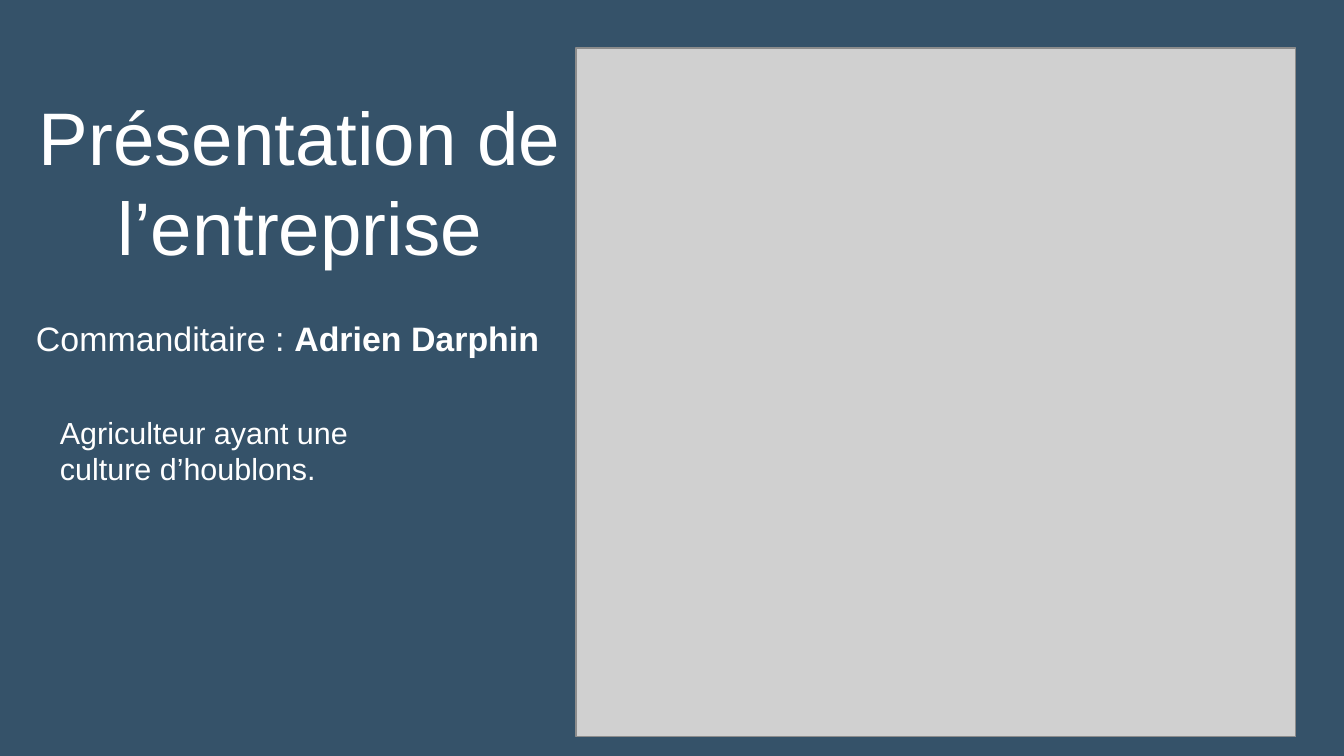
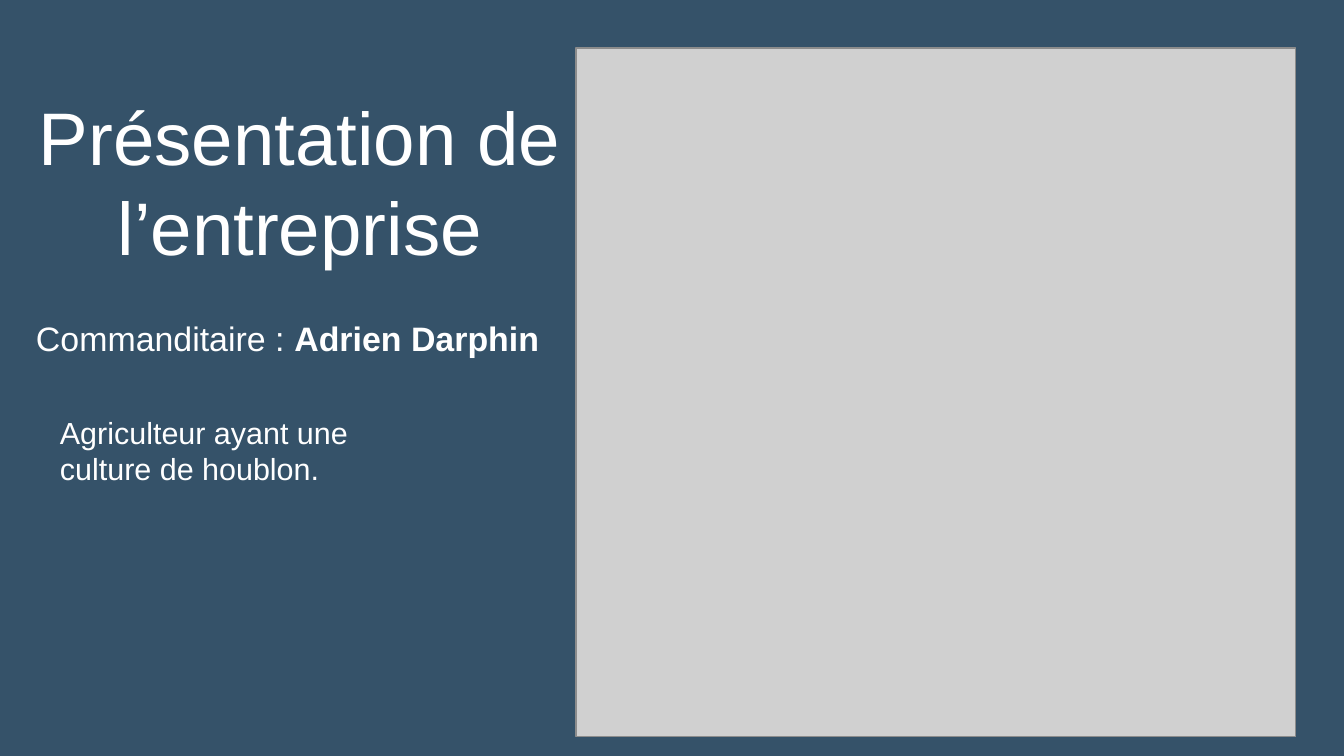
Before and after one commit to Sauvage89/sechoir-houblon, a slide deck: slide 2 of doc/diaporama/revue1/revue1.odp. Drawn at 1344x756 pixels with LibreOffice and Linux fonts; fonts in the diff are those of the drawing; grey boxes stand for pictures. Boxes give left, top, right and bottom in pixels: in the first picture for what was removed or moved away, otherwise in the second. Text is boxed around its words. In the diff, an @@ line names an element or a change of style, - is before the commit and + after.

```diff
--- a/doc/diaporama/revue1/revue1.odp
+++ b/doc/diaporama/revue1/revue1.odp
@@ text at <box>60,422,348,481</box>: text changed @@
-Agriculteur ayant une culture d’houblons.
+Agriculteur ayant une culture de houblon.
```
Also in this commit, not shown: 7 other slides changed.
